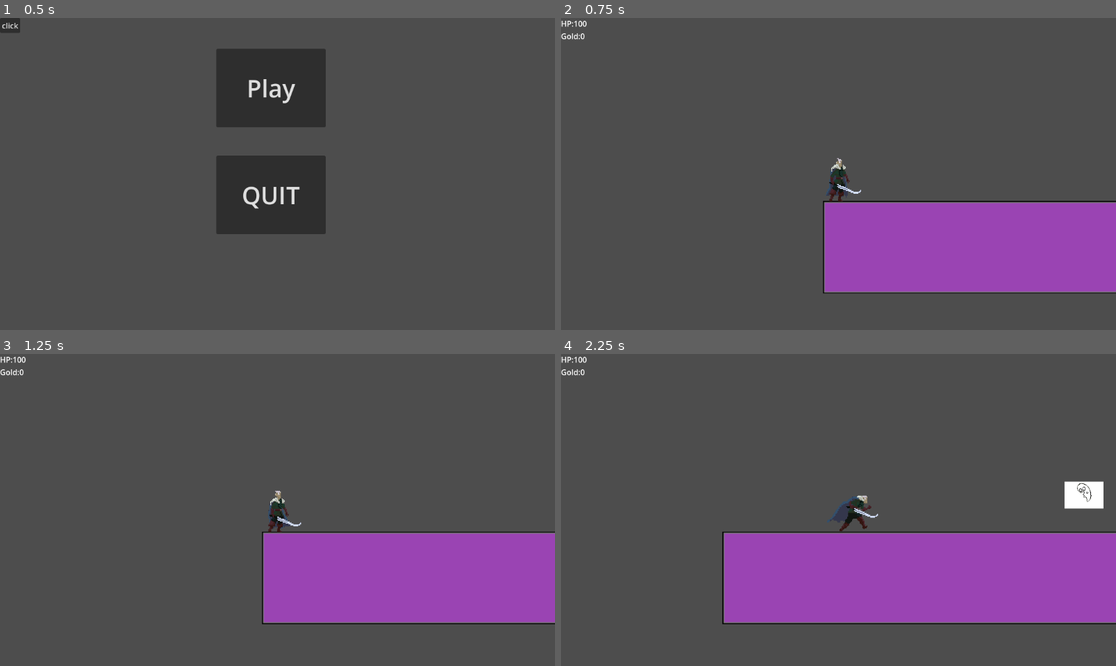
Above: before the commit, frames 1-4 (two rows, left to right).
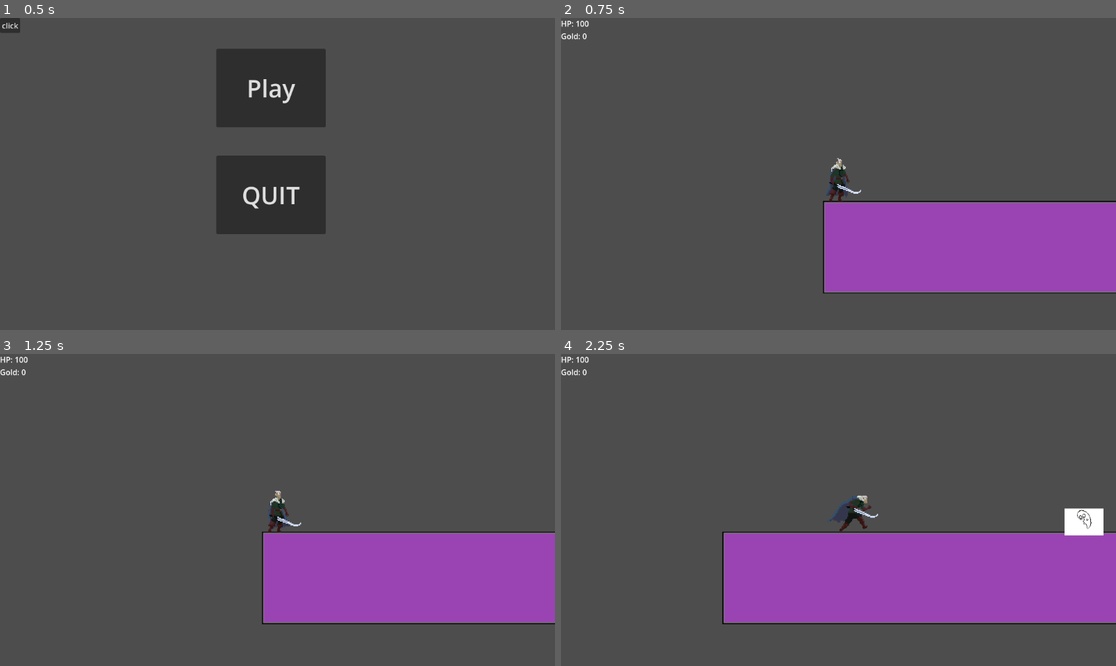
Above: after the commit, the same moments.

Repository: establishmentarianism/game-v1
Game: Godot game, scene res://ui/menu.tscn
Two runs of this game, one before a commit and one after it. Both use one fixed random seed, a clock stepped at 60 frames per second and the inputs below. Before the commit the project starts from res://menu.tscn.
Inputs (mouse positions are in pixels of both pictures, inside the frame that each line leads up to):
- Up to frame 1 (0.5 s): no input
- Up to frame 2 (0.75 s): click "Play" at 0.5 s
- Up to frame 3 (1.25 s): no input
- Up to frame 4 (2.25 s): tap Enter (ui_accept) at 1.25, 1.35, 1.52, 1.82, 2.1 s; move the mouse to (960, 494) at 1.27 s; hold Right (ui_right) from 1.28 s (still down); move the mouse to (727, 525) at 2.02 s

Frame 1 is identical in both runs. In frame 2, less than 0.1% of the frame differs, in the area x 2-6%, y 0-7%; in frame 3, less than 0.1%; in frame 4, 1.3%, in the area x 2-98%, y 0-59%.

Commit message:
Начал миграцию, исправил базовые ошибки.

Diff:
--- /dev/null
+++ b/autoload/events.gd
@@ -0,0 +1,11 @@
+extends Node
+
+# Сигнал для передачи позиции игрока (чтобы мобы знали, куда бежать)
+signal player_moved(position: Vector2)
+
+# Сигналы игровой логики
+signal player_died
+signal score_changed(new_score: int)
+
+# Сигнал для UI (чтобы не искать игрока через ../../)
+signal player_health_changed(current: int, max_health: int)
--- /dev/null
+++ b/components/health_component.gd
@@ -0,0 +1,30 @@
+class_name HealthComponent
+extends Node
+
+signal died
+signal health_changed(new_value: int)
+
+@export var max_health: int = 100
+var current_health: int
+
+func _ready():
+	current_health = max_health
+	# Сообщаем начальное состояние (например, для UI)
+	# Используем call_deferred, чтобы убедиться, что все остальные узлы готовы
+	call_deferred("emit_health_signal")
+
+func take_damage(amount: int):
+	current_health -= amount
+	emit_health_signal()
+
+	if current_health <= 0:
+		died.emit()
+
+func heal(amount: int):
+	current_health += amount
+	if current_health > max_health:
+		current_health = max_health
+	emit_health_signal()
+
+func emit_health_signal():
+	health_changed.emit(current_health)
--- /dev/null
+++ b/entities/enemies/mob.gd
@@ -0,0 +1,62 @@
+extends CharacterBody2D
+
+var gravity = ProjectSettings.get_setting("physics/2d/default_gravity")
+
+var chase = false
+var speed = 100
+var alive = true
+var target_pos: Vector2 = Vector2.ZERO
+
+func _ready():
+	# Моб подписывается на глобальный сигнал
+	Events.player_moved.connect(_on_player_moved)
+
+func _physics_process(delta):
+	if not is_on_floor():
+		velocity += get_gravity() * delta
+
+	if alive and chase:
+		var direction = (target_pos - position).normalized()
+		velocity.x = direction.x * speed
+		$AnimatedSprite2D.flip_h = direction.x < 0
+		move_and_slide()
+
+	# Если моб мертв или не преследует, он все равно должен падать (гравитация)
+	if not chase or not alive:
+		move_and_slide()
+
+func _on_player_moved(pos: Vector2):
+	target_pos = pos
+
+# --- Зоны обнаружения ---
+
+func _on_aggro_area_body_entered(body):
+	# Проверка по группе надежнее
+	if body.is_in_group("player"):
+		print("Моб: Вижу игрока! Начинаю погоню.")
+		chase = true
+
+func _on_aggro_area_body_exited(body):
+	if body.is_in_group("player"):
+		print("Моб: Игрок убежал.")
+		chase = false
+
+# --- Зоны Атаки ---
+
+func _on_death_body_entered(body):
+	if body.is_in_group("player"):
+		print("Моб: Убит игроком сверху.")
+		body.velocity.y -= 200
+		death()
+
+func _on_player_death_body_entered(body):
+	if body.is_in_group("player"):
+		if body.has_method("take_damage"):
+			body.take_damage(40)
+			print("Моб: Кусь! Нанес урон.")
+		death()
+
+func death():
+	alive = false
+	print("Моб: Умираю...")
+	queue_free()
--- a/mob.tscn
+++ b/entities/enemies/mob.tscn
@@ -1,6 +1,6 @@
 [gd_scene load_steps=8 format=3 uid="uid://d01l7a5nwisbl"]
 
-[ext_resource type="Script" uid="uid://b36twrslinc2f" path="res://mob.gd" id="1_nokgg"]
+[ext_resource type="Script" uid="uid://b36twrslinc2f" path="res://entities/enemies/mob.gd" id="1_nokgg"]
 [ext_resource type="Texture2D" uid="uid://bnpnmlr234nt2" path="res://Без названия.jpg" id="2_ubaqv"]
 
 [sub_resource type="CapsuleShape2D" id="CapsuleShape2D_p11y5"]
--- /dev/null
+++ b/entities/player/player.gd
@@ -0,0 +1,105 @@
+extends CharacterBody2D
+class_name Player
+
+# --- Настройки ---
+const SPEED = 300.0
+const JUMP_VELOCITY = -400.0
+
+# --- Зависимости ---
+# Теперь это необязательно назначать вручную, но можно
+@export var health_component: HealthComponent
+@onready var anim = $AnimatedSprite2D
+
+# --- Состояние ---
+var gold = 0
+var is_attacking = false
+
+func _ready():
+	add_to_group("player")
+	anim.animation_finished.connect(_on_animation_finished)
+
+	# --- АВТОПОИСК КОМПОНЕНТА ---
+	# 1. Если не назначено в Инспекторе, ищем по имени "Health Component" (с пробелом)
+	if not health_component:
+		health_component = get_node_or_null("Health Component")
+
+	# 2. Если все еще нет, ищем по имени без пробела (на всякий случай)
+	if not health_component:
+		health_component = get_node_or_null("HealthComponent")
+
+	# 3. Финальная проверка и подключение
+	if health_component:
+		health_component.died.connect(die)
+		health_component.health_changed.connect(_on_health_changed)
+		print("Player: HealthComponent успешно подключен.")
+	else:
+		printerr("CRITICAL: HealthComponent не найден! Убедись, что у игрока есть дочерний узел 'Health Component'.")
+		# Чтобы игра не упала с криш-ошибкой, просто выходим
+		return
+
+func _physics_process(delta):
+	# Гравитация
+	if not is_on_floor():
+		velocity += get_gravity() * delta
+
+	# Сообщаем позицию
+	Events.player_moved.emit(global_position)
+
+	# Атака
+	if Input.is_action_just_pressed("ui_accept") and not is_attacking:
+		start_attack()
+
+	# Движение
+	if is_attacking:
+		velocity.x = 0
+	else:
+		handle_movement()
+
+	# Прыжок
+	if Input.is_action_just_pressed("ui_up") and is_on_floor() and not is_attacking:
+		velocity.y = JUMP_VELOCITY
+
+	move_and_slide()
+
+	if not is_attacking:
+		update_animations()
+
+func handle_movement():
+	var direction = Input.get_axis("ui_left", "ui_right")
+	if direction:
+		velocity.x = direction * SPEED
+		anim.flip_h = (direction < 0)
+	else:
+		velocity.x = move_toward(velocity.x, 0, SPEED)
+
+func update_animations():
+	if is_on_floor():
+		if velocity.x == 0:
+			anim.play("Idle")
+		else:
+			anim.play("Moving")
+
+func start_attack():
+	is_attacking = true
+	anim.play("Attack")
+	velocity.x = 0
+
+func _on_animation_finished():
+	if anim.animation == "Attack":
+		is_attacking = false
+		update_animations()
+
+func take_damage(amount: int):
+	if health_component:
+		health_component.take_damage(amount)
+
+func _on_health_changed(new_val: int):
+	if health_component:
+		Events.player_health_changed.emit(new_val, health_component.max_health)
+
+func die():
+	set_physics_process(false)
+	anim.play("Death")
+	Events.player_died.emit()
+	await anim.animation_finished
+	get_tree().change_scene_to_file("res://ui/menu.tscn")
--- a/Player/player.tscn
+++ b/entities/player/player.tscn
@@ -1,7 +1,7 @@
-[gd_scene load_steps=36 format=3 uid="uid://c1j2g6bhjcgeu"]
+[gd_scene load_steps=37 format=3 uid="uid://c1j2g6bhjcgeu"]
 
 [ext_resource type="Texture2D" uid="uid://cfx4lt8uptuwd" path="res://Warrior/Warrior/1.png" id="1_b1ygp"]
-[ext_resource type="Script" uid="uid://deqo2uj8udo7a" path="res://player.gd" id="1_o28un"]
+[ext_resource type="Script" uid="uid://deqo2uj8udo7a" path="res://entities/player/player.gd" id="1_o28un"]
 [ext_resource type="Texture2D" uid="uid://c18jolnafxdpi" path="res://Warrior/Warrior/61.png" id="2_8viyr"]
 [ext_resource type="Texture2D" uid="uid://dlakj8qo5uq87" path="res://Warrior/Warrior/41.png" id="2_i4o1l"]
 [ext_resource type="Texture2D" uid="uid://dupj13rosdbem" path="res://Warrior/Warrior/2.png" id="2_o28un"]
@@ -33,6 +33,7 @@
 [ext_resource type="Texture2D" uid="uid://bop5w3273o4er" path="res://Warrior/Warrior/16.png" id="16_i4o1l"]
 [ext_resource type="Texture2D" uid="uid://bui38adkn1pi" path="res://Warrior/Warrior/17.png" id="17_j2n6q"]
 [ext_resource type="Texture2D" uid="uid://o3vroir76vak" path="res://Warrior/Warrior/18.png" id="18_c6x0f"]
+[ext_resource type="Script" uid="uid://go4ph1hdd2ox" path="res://components/health_component.gd" id="34_8q4fm"]
 
 [sub_resource type="CapsuleShape2D" id="CapsuleShape2D_sh265"]
 
@@ -181,4 +182,7 @@
 
 [node name="AnimationPlayer" type="AnimationPlayer" parent="."]
 
+[node name="Health Component" type="Node" parent="."]
+script = ExtResource("34_8q4fm")
+
 [connection signal="animation_finished" from="AnimatedSprite2D" to="." method="_on_animated_sprite_2d_animation_finished"]
--- a/game.tscn
+++ b/game.tscn
@@ -1,9 +1,11 @@
 [gd_scene load_steps=10 format=4 uid="uid://cq00bdd0f44ow"]
 
 [ext_resource type="Script" uid="uid://d5tvah4p6eak" path="res://game.gd" id="1_80nbo"]
-[ext_resource type="PackedScene" uid="uid://c1j2g6bhjcgeu" path="res://Player/player.tscn" id="2_e2o6t"]
+[ext_resource type="PackedScene" uid="uid://c1j2g6bhjcgeu" path="res://entities/player/player.tscn" id="2_e2o6t"]
 [ext_resource type="Texture2D" uid="uid://c2iw1ue5xyt4c" path="res://TileSet.png" id="3_feb5d"]
-[ext_resource type="PackedScene" uid="uid://d01l7a5nwisbl" path="res://mob.tscn" id="4_fc0e3"]
+[ext_resource type="PackedScene" uid="uid://d01l7a5nwisbl" path="res://entities/enemies/mob.tscn" id="4_fc0e3"]
+[ext_resource type="Script" path="res://label.gd" id="5_ryrav"]
+[ext_resource type="Script" uid="uid://bxgnwltah8y3u" path="res://ui/gold_label.gd" id="6_eow3j"]
 
 [sub_resource type="TileSetAtlasSource" id="TileSetAtlasSource_fc0e3"]
 texture = ExtResource("3_feb5d")
@@ -31,27 +33,6 @@
 tile_size = Vector2i(32, 32)
 physics_layer_0/collision_layer = 1
 sources/0 = SubResource("TileSetAtlasSource_fc0e3")
-
-[sub_resource type="GDScript" id="GDScript_fc0e3"]
-script/source = "extends Label
-
-
-# Called when the node enters the scene tree for the first time.
-func _ready() -> void:
-	pass # Replace with function body.
-
-
-# Called every frame. 'delta' is the elapsed time since the previous frame.
-func _process(_delta):
-	text=\"HP:\" + str($\"../../Player/Player\".health)
-"
-
-[sub_resource type="GDScript" id="GDScript_7jktm"]
-script/source = "extends Label
-
-func _process(_delta):
-	text=\"Gold:\"+str($\"../../Player/Player\".gold)
-"
 
 [sub_resource type="GDScript" id="GDScript_ryrav"]
 script/source = "extends Node2D
@@ -106,14 +87,14 @@
 offset_right = 40.0
 offset_bottom = 23.0
 text = "HP"
-script = SubResource("GDScript_fc0e3")
+script = ExtResource("5_ryrav")
 
 [node name="Label2" type="Label" parent="CanvasLayer"]
 offset_top = 26.0
 offset_right = 45.0
 offset_bottom = 49.0
 text = "GOLD"
-script = SubResource("GDScript_7jktm")
+script = ExtResource("6_eow3j")
 
 [node name="Collectibles" type="Node2D" parent="."]
 script = SubResource("GDScript_ryrav")
--- a/label.gd
+++ b/label.gd
@@ -1,11 +1,9 @@
 extends Label
 
+func _ready() -> void:
+	# Подписываемся на глобальное событие изменения здоровья
+	Events.player_health_changed.connect(update_health_text)
+	text = "HP: 100" # Начальное значение
 
-# Called when the node enters the scene tree for the first time.
-func _ready() -> void:
-	pass # Replace with function body.
-
-
-# Called every frame. 'delta' is the elapsed time since the previous frame.
-func _process(delta):
-	text = "HP:" + str($"../Player/Player".health)
+func update_health_text(current: int, _max: int):
+	text = "HP: " + str(current)
--- a/mob.gd
+++ /dev/null
@@ -1,46 +0,0 @@
-extends CharacterBody2D
-
-var gravity=ProjectSettings.get_setting("physics/2d/default_gravity")
-
-var chase = false
-var speed=100
-var alive = true
-
-func _physics_process(delta):
-	# Add the gravity.
-	if not is_on_floor():
-		velocity += get_gravity() * delta
-	var player=$"../../Player/Player"
-	var direction = (player.position-self.position).normalized()
-	if alive==true:
-		if chase==true:
-			velocity.x=direction.x*speed
-			move_and_slide()
-
-
-func _on_aggro_area_body_entered(body):
-	if body.name=="Player":
-		chase=true
-
-
-func _on_aggro_area_body_exited(body):
-	if body.name=="Player":
-		chase=false
-
-
-func _on_death_body_entered(body):
-	if body.name=="Player":
-		body.velocity.y-=200
-		death()
-
-func _on_player_death_body_entered(body):
-	if body.name=="Player":
-		body.health=body.health-40
-		death()# Replace with function body.func _on_player_death_entered(body):
-
-
-func death():
-	alive=false
-	#anim.play("Death")
-	#await anim.animation_finished
-	queue_free()
--- a/player.gd
+++ /dev/null
@@ -1,105 +0,0 @@
-extends CharacterBody2D
-class_name Player # Чтобы мобы вас видели
-
-# --- Настройки ---
-const SPEED = 300.0
-const JUMP_VELOCITY = -400.0
-
-# --- Состояние ---
-var health = 100
-var gold = 0
-var is_attacking = false # Флаг: атакуем мы сейчас или нет
-
-# --- Ссылки ---
-@onready var anim = $AnimatedSprite2D
-
-func _ready():
-	# Сообщаем, что игрок появился (для мобов и UI)
-	add_to_group("player")
-	# Подключаем сигнал окончания анимации через код, чтобы не настраивать в редакторе
-	anim.animation_finished.connect(_on_animation_finished)
-
-func _physics_process(delta):
-	# 1. Гравитация
-	if not is_on_floor():
-		velocity += get_gravity() * delta
-
-	# 2. Обработка Атаки
-	# Если нажали атаку и мы сейчас не заняты атакой
-	if Input.is_action_just_pressed("ui_accept") and not is_attacking:
-		start_attack()
-
-	# 3. Движение (только если мы НЕ атакуем)
-	# Мы хотим стоять на месте во время удара
-	if is_attacking:
-		velocity.x = 0
-	else:
-		handle_movement()
-
-	# 4. Прыжок (Можно прыгать, если не атакуем)
-	if Input.is_action_just_pressed("ui_up") and is_on_floor() and not is_attacking:
-		velocity.y = JUMP_VELOCITY
-
-	# 5. Применяем движение
-	move_and_slide()
-
-	# 6. Обновляем анимации (если не атакуем)
-	if not is_attacking:
-		update_animations()
-
-	# 7. Смерть
-	if health <= 0:
-		die()
-
-# --- Логика Движения ---
-func handle_movement():
-	# Получаем ввод (-1 влево, 1 вправо, 0 стоим)
-	var direction = Input.get_axis("ui_left", "ui_right")
-
-	if direction:
-		velocity.x = direction * SPEED
-		# Поворачиваем спрайт
-		if direction < 0:
-			anim.flip_h = true
-		else:
-			anim.flip_h = false
-	else:
-		# Плавная остановка (или можно просто velocity.x = 0)
-		velocity.x = move_toward(velocity.x, 0, SPEED)
-
-# --- Логика Анимаций (Бег/Прыжок/Стойка) ---
-func update_animations():
-	if is_on_floor():
-		if velocity.x == 0:
-			anim.play("Idle")
-		else:
-			anim.play("Moving")
-	else:
-		# Если у вас есть анимация падения/прыжка, вставьте сюда
-		# anim.play("Jump")
-		pass
-
-# --- Логика Атаки ---
-func start_attack():
-	is_attacking = true
-	anim.play("Attack")
-	velocity.x = 0 # Стоп при ударе
-
-# Этот метод вызовется сам, когда любая анимация доиграет до конца
-func _on_animation_finished():
-	if anim.animation == "Attack":
-		is_attacking = false
-		# После атаки сразу решаем, какую анимацию играть (чтобы не было мигания)
-		update_animations()
-
-# --- Получение урона ---
-func take_damage(amount):
-	health -= amount
-	if health <= 0:
-		die()
-
-func die():
-	set_physics_process(false) # Отключаем управление
-	anim.play("Death")
-	await anim.animation_finished # Ждем проигрывания смерти
-	get_tree().change_scene_to_file("res://menu.tscn")
--- a/project.godot
+++ b/project.godot
@@ -15,6 +15,10 @@
 config/features=PackedStringArray("4.5", "Mobile")
 config/icon="res://icon.svg"
 
+[autoload]
+
+Events="*res://autoload/events.gd"
+
 [layer_names]
 
 2d_physics/layer_1="world"
--- /dev/null
+++ b/ui/gold_label.gd
@@ -0,0 +1,13 @@
+extends Label
+
+func _ready() -> void:
+	# Подписываемся на изменение счета (нужно добавить сигнал в Events, если его нет, или использовать _process временно)
+	# Для простоты пока используем _process, так как мы еще не переделали сбор монет на сигналы полностью
+	pass
+
+func _process(_delta):
+	# Временное решение: ищем игрока, чтобы показать золото.
+	# В будущем переделаем на сигналы (Events.gold_changed)
+	var player = get_tree().get_first_node_in_group("player")
+	if player:
+		text = "Gold: " + str(player.gold)
--- a/menu.tscn
+++ b/ui/menu.tscn
@@ -1,6 +1,6 @@
 [gd_scene load_steps=2 format=3 uid="uid://dsp37j5dpi64f"]
 
-[ext_resource type="Script" uid="uid://bva5e2gincuqf" path="res://menu.gd" id="1_lti8b"]
+[ext_resource type="Script" uid="uid://bva5e2gincuqf" path="res://ui/menu.gd" id="1_lti8b"]
 
 [node name="Menu" type="Node2D"]
 script = ExtResource("1_lti8b")
Not shown, added: autoload/events.gd.uid
Not shown, added: components/health_component.gd.uid
Renamed: mob.gd.uid -> entities/enemies/mob.gd.uid
Renamed: player.gd.uid -> entities/player/player.gd.uid
Not shown, added: ui/gold_label.gd.uid
Renamed: menu.gd -> ui/menu.gd
Renamed: menu.gd.uid -> ui/menu.gd.uid
Not shown, changed: docs/TECH_DEBTS.md
